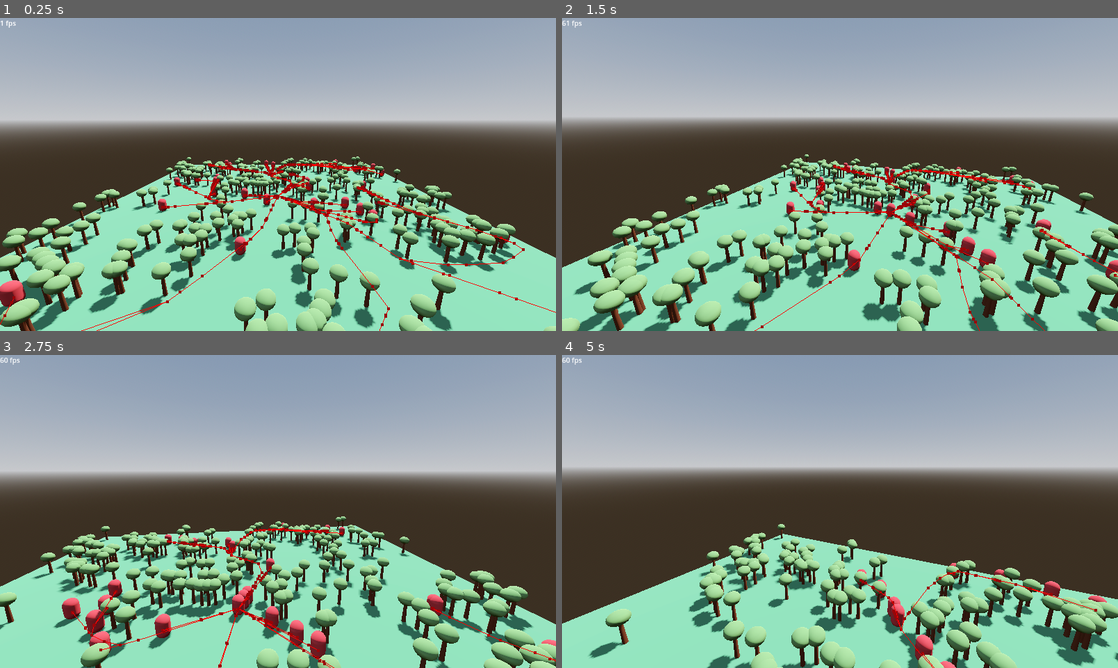
Above: before the commit, frames 1-4 (two rows, left to right).
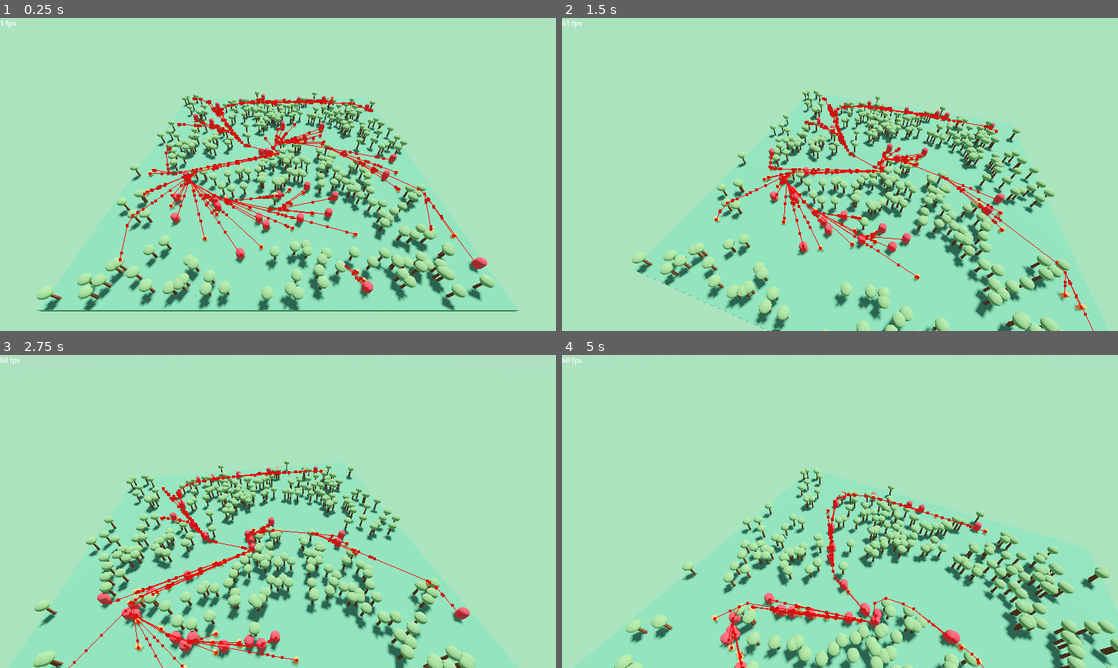
Above: after the commit, the same moments.

Repository: LyciaStenson/EcosystemSimulation
Game: Godot game, scene res://Scenes/Main.tscn
Same seed, same stepped clock (60 frames per second), same inputs: the game is played once before the commit and once after it.
Inputs (mouse positions are in pixels of both pictures, inside the frame that each line leads up to):
- Up to frame 1 (0.25 s): no input
- Up to frame 2 (1.5 s): move the mouse to (867, 174) at 0.52 s; hold W (MoveForward) from 0.53 s (still down); move the mouse to (812, 174) at 1.27 s
- Up to frame 3 (2.75 s): keep holding W (MoveForward); move the mouse to (289, 505) at 2.02 s
- Up to frame 4 (5 s): keep holding W (MoveForward); move the mouse to (834, 517) at 2.77 s; move the mouse to (878, 514) at 3.52 s; move the mouse to (795, 508) at 4.27 s

The runs differ from the first frame. In frame 1, 80% of the frame differs, in the area x 0-100%, y 0-100%; in frame 2, 81%; in frame 3, 85%; in frame 4, 86%.

Commit message:
Predators and prey now spawn outside of wooded areas

Diff:
--- a/Scenes/Main.tscn
+++ b/Scenes/Main.tscn
@@ -15,6 +15,7 @@
 
 [sub_resource type="ProceduralSkyMaterial" id="ProceduralSkyMaterial_vk5pe"]
 sky_horizon_color = Color(0.64625, 0.65575, 0.67075, 1)
+ground_bottom_color = Color(0.529571, 0.798417, 0.607564, 1)
 ground_horizon_color = Color(0.64625, 0.65575, 0.67075, 1)
 
 [sub_resource type="Sky" id="Sky_nted4"]
@@ -29,6 +30,7 @@
 [node name="Main" type="Node3D"]
 
 [node name="EcosystemManager" parent="." instance=ExtResource("1_rktck")]
+prey_num = 50
 
 [node name="Ground" type="StaticBody3D" parent="EcosystemManager"]
 transform = Transform3D(1, 0, 0, 0, 1, 0, 0, 0, 1, 0, -0.25, 0)
@@ -40,7 +42,7 @@
 mesh = SubResource("BoxMesh_y10c4")
 
 [node name="Player" parent="." instance=ExtResource("3_livb2")]
-transform = Transform3D(1, 0, 0, 0, 0.965926, 0.258819, 0, -0.258819, 0.965926, 0, 12, 30)
+transform = Transform3D(1, 0, 0, 0, 0.707107, 0.707107, 0, -0.707107, 0.707107, 0, 25, 30)
 
 [node name="DirectionalLight" type="DirectionalLight3D" parent="."]
 transform = Transform3D(-0.866025, -0.433013, 0.25, 0, 0.5, 0.866025, -0.5, 0.75, -0.433013, 0, 10, 0)
--- a/Scenes/Prey.tscn
+++ b/Scenes/Prey.tscn
@@ -27,3 +27,4 @@
 
 [node name="NavigationAgent" type="NavigationAgent3D" parent="."]
 max_neighbors = 50
+debug_enabled = true
--- a/Scripts/EcosystemManager.gd
+++ b/Scripts/EcosystemManager.gd
@@ -17,9 +17,11 @@
 
 var tree_positions : Array[Vector3]
 
+var spawn_positions : Array[Vector3]
+
 func _ready():
+	generate_noise()
 	generate_trees()
-
 	generate_nav()
 
 func generate_nav():
@@ -31,18 +33,31 @@
 func bake_nav_done():
 	for i in predator_num:
 		var instantiated_scene : Predator = predator_scene.instantiate()
-		instantiated_scene.position = Vector3(randf_range(-24.0, 24.0), 0.0, randf_range(-24.0, 24.0))
+		var spawn_position_index : int = randi_range(0, spawn_positions.size() - 1)
+		instantiated_scene.position = spawn_positions[spawn_position_index]
+		spawn_positions.remove_at(spawn_position_index)
+		#instantiated_scene.position = Vector3(randf_range(-24.0, 24.0), 0.0, randf_range(-24.0, 24.0))
 		add_child(instantiated_scene)
 
 	for i in prey_num:
 		var instantiated_scene : Prey = prey_scene.instantiate()
-		instantiated_scene.position = Vector3(randf_range(-24.0, 24.0), 0.0, randf_range(-24.0, 24.0))
+		var spawn_position_index : int = randi_range(0, spawn_positions.size() - 1)
+		instantiated_scene.position = spawn_positions[spawn_position_index]
+		spawn_positions.remove_at(spawn_position_index)
+		#instantiated_scene.position = Vector3(randf_range(-24.0, 24.0), 0.0, randf_range(-24.0, 24.0))
 		add_child(instantiated_scene)
 
-func generate_trees():
+func generate_noise():
 	fast_noise.noise_type = FastNoiseLite.TYPE_PERLIN
 	fast_noise.seed = randi()
 
+	for x in range(-240, 240):
+		for y in range(-240, 240):
+			if fast_noise.get_noise_2d(x, y) < tree_threshold:
+				print(x, ", ", y)
+				spawn_positions.append(Vector3(x / 10.0, 0.0, y / 10.0))
+
+func generate_trees():
 	leaves_multimesh = MultiMeshInstance3D.new()
 	leaves_multimesh.multimesh = MultiMesh.new()
 	leaves_multimesh.multimesh.transform_format = MultiMesh.TRANSFORM_3D
@@ -68,13 +83,5 @@
 	add_child(leaves_multimesh)
 
 func add_tree(index : int, tree_pos : Vector3):
-	#var tree_body : StaticBody3D = StaticBody3D.new()
-	#add_child(tree_body)
-	#tree_body.global_position = tree_pos + Vector3(0.0, 1.0, 0.0)
-	#var tree_collision : CollisionShape3D = CollisionShape3D.new()
-	#tree_body.add_child(tree_collision)
-	#tree_collision.shape = CylinderShape3D.new()
-	#tree_collision.shape.radius = 0.1
-	#tree_collision.shape.height = 2
 	tree_multimesh.multimesh.set_instance_transform(index, Transform3D(Basis(), tree_pos))
 	leaves_multimesh.multimesh.set_instance_transform(index, Transform3D(Basis(), tree_pos + Vector3(0.0, 1.0, 0.0)))
